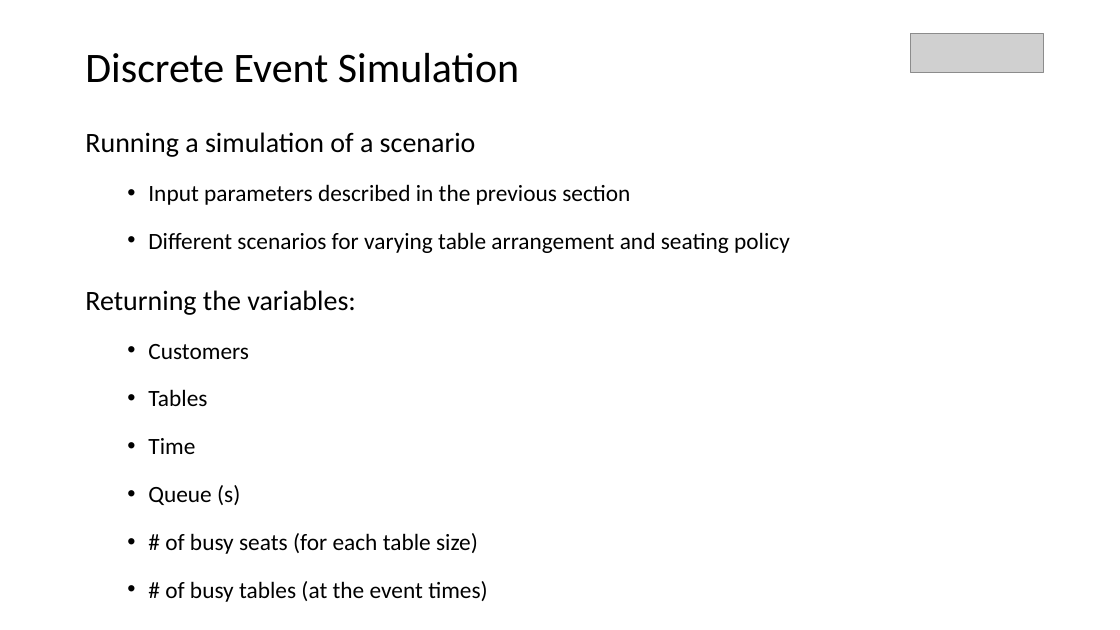
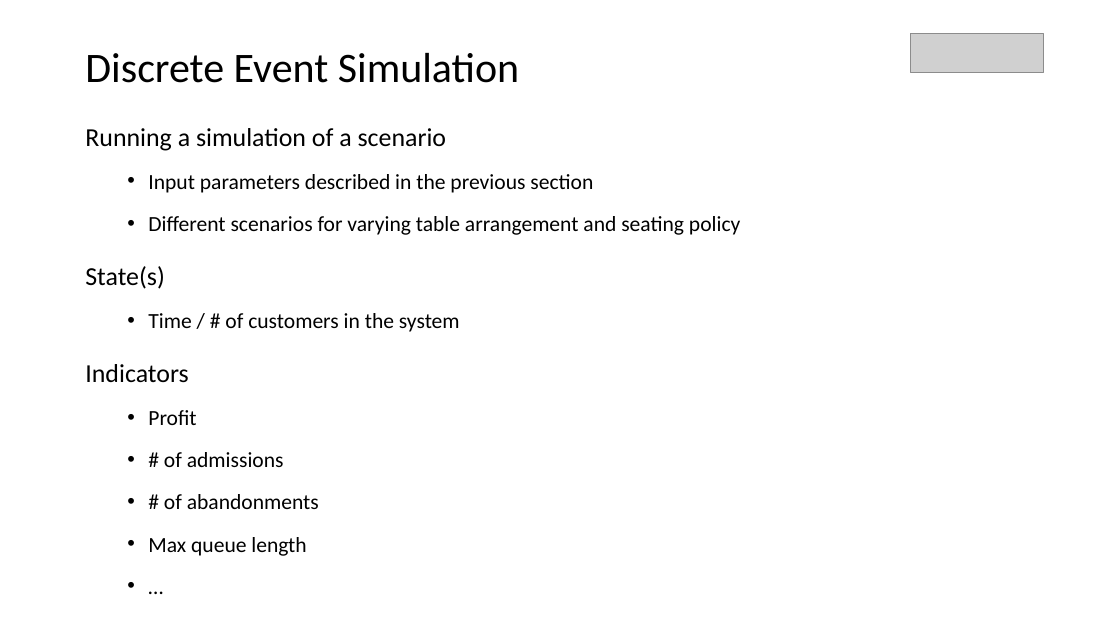
Before and after one commit to parkjan4/OptSim, a slide deck: slide 8 of Presentation.pptx. Drawn at 1120x630 pixels with LibreOffice and Linux fonts; fonts in the diff are those of the drawing; grey boxes stand for pictures. Boxes give left, top, right and bottom in pixels: in the first picture for what was removed or moved away, otherwise in the second. Text is boxed around its words. In the diff, an @@ line names an element or a change of style, - is before the commit and + after.

Commit message:
update

```diff
--- a/Presentation.pptx
+++ b/Presentation.pptx
@@ text at [85, 128, 740, 235]: size 24 to 22.2 pt in "Running a simulation of a scenario"; size 20 to 18.5 pt in "Input parameters described in the previous section", "Different scenarios for varying table arrangement and ..."; line spacing 1.5 to 1.4 @@
@@ text at [85, 266, 460, 556]: text changed; size 20 to 18.5 pt @@
-Returning the variables:
-  • Customers
-  • Tables
-  • Time
-  • Queue (s)
-  • # of busy seats (for each table size)
-  • # of busy tables (at the event times)
+State(s)
+  • Time / # of customers in the system
+Indicators
+  • Profit
+  • # of admissions
+  • # of abandonments
+  • Max queue length
+  • …
```
Also in this commit, not shown: 5 other slides changed.
